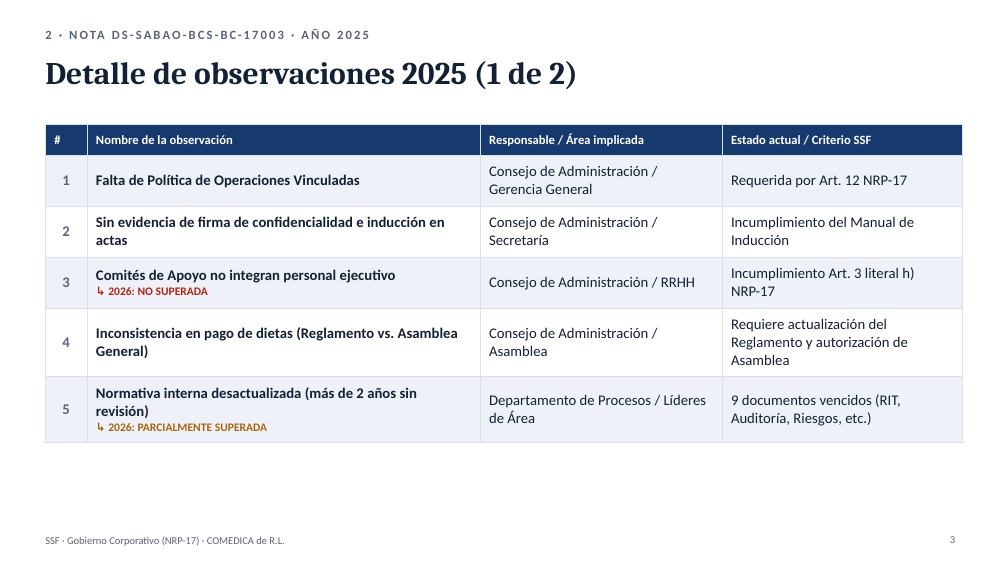
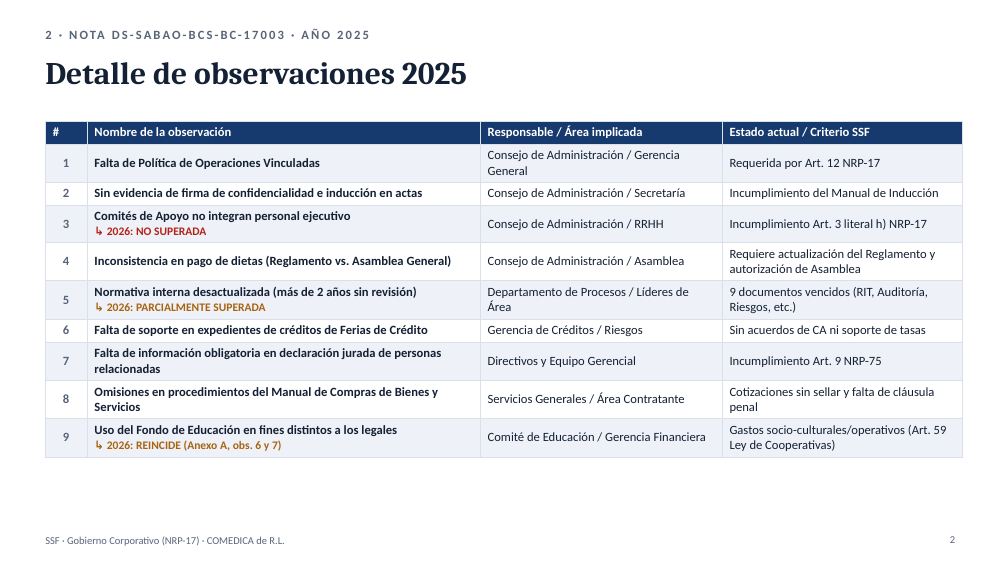
Before and after one commit to menjivar201280/riesgo, a slide deck: slide 2 of supervision-gobierno-corporativo/Supervision_GC_SSF_COMEDICA_2025-2026.pptx (slide 3 before the commit). Drawn at 1008x567 pixels with LibreOffice and Linux fonts; fonts in the diff are those of the drawing. Boxes give left, top, right and bottom in pixels: in the first picture for what was removed or moved away, otherwise in the second. Text is boxed around its words. In the diff, an @@ line names an element or a change of style, - is before the commit and + after.

```diff
--- a/supervision-gobierno-corporativo/Supervision_GC_SSF_COMEDICA_2025-2026.pptx
+++ b/supervision-gobierno-corporativo/Supervision_GC_SSF_COMEDICA_2025-2026.pptx
@@ title at bbox=[45, 62, 467, 85]: text changed @@
-Detalle de observaciones 2025 (1 de 2)
+Detalle de observaciones 2025
@@ table at bbox=[45, 121, 963, 455] @@
+row 7: 6 | Falta de soporte en expedientes de créditos de Ferias de Crédito | Gerencia de Créditos / Riesgos | Sin acuerdos de CA ni soporte de tasas
+row 8: 7 | Falta de información obligatoria en declaración jurada de personas relacionadas | Directivos y Equipo Gerencial | Incumplimiento Art. 9 NRP-75
+row 9: 8 | Omisiones en procedimientos del Manual de Compras de Bienes y Servicios | Servicios Generales / Área Contratante | Cotizaciones sin sellar y falta de cláusula penal
+row 10: 9 | Uso del Fondo de Educación en fines distintos a los legales / ↳ 2026: REINCIDE (Anexo A, obs. 6 y 7) | Comité de Educación / Gerencia Financiera | Gastos socio-culturales/operativos (Art. 59 Ley de Cooperativas)
@@ table: place and size @@
-table at bbox=[45, 125, 963, 435]
+table at bbox=[45, 121, 963, 455]
```
Also in this commit, not shown: 3 other slides changed, 5 slides removed, 1 other file.
